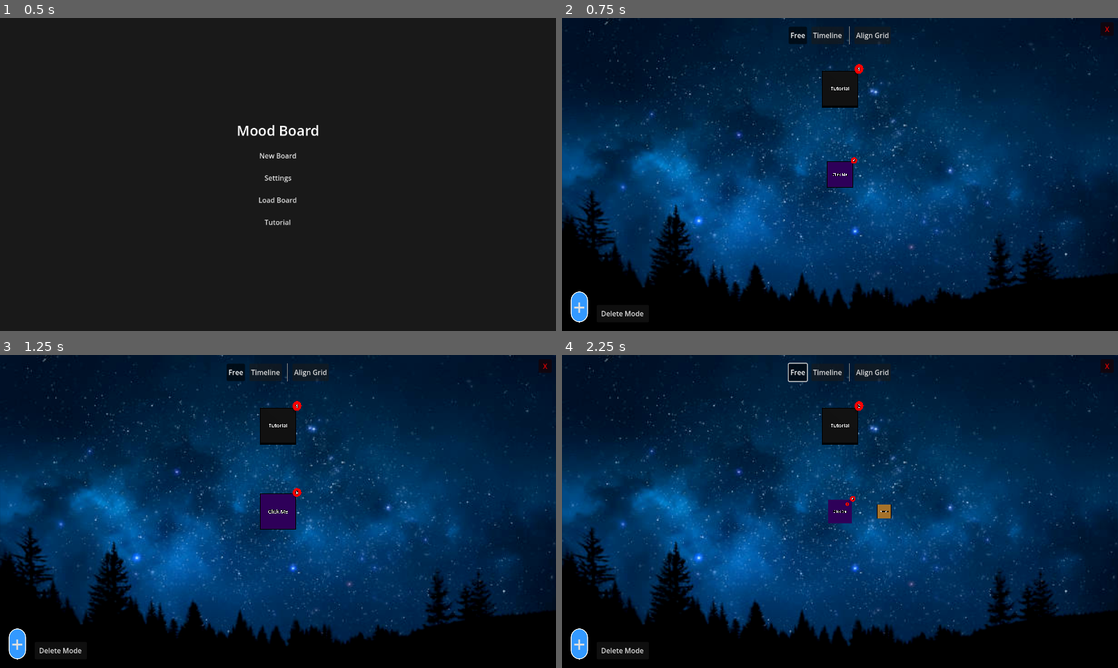
Above: before the commit, frames 1-4 (two rows, left to right).
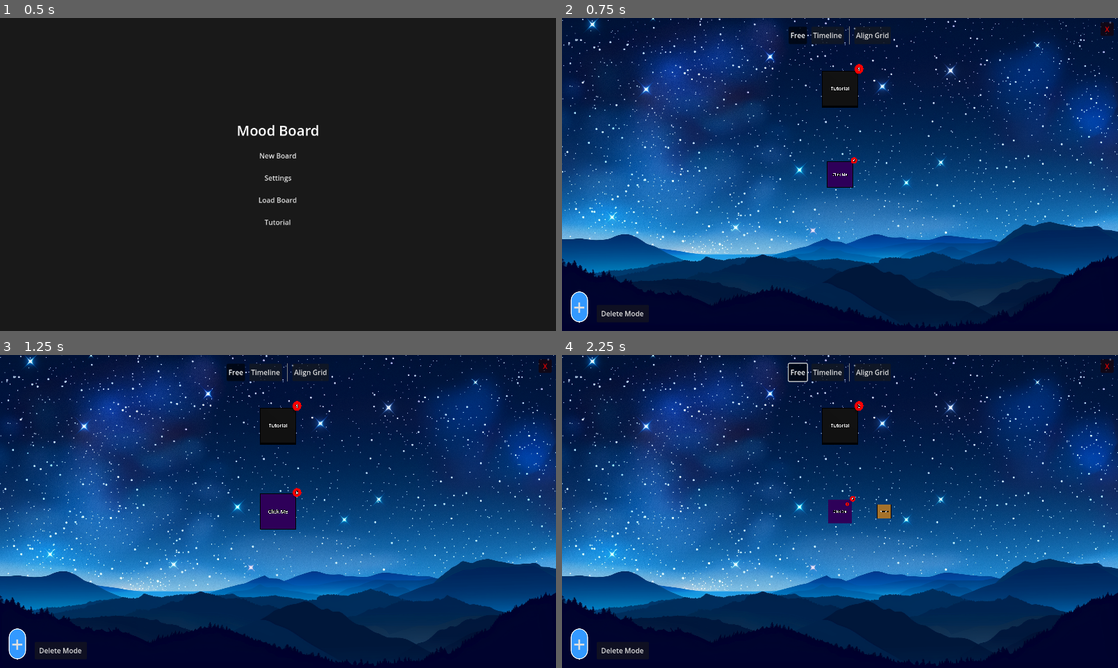
Above: after the commit, the same moments.

Repository: Asderek/MoodBoard
Game: Godot game, scene res://Scenes/MainMenu.tscn
The game is run twice, just before and just after one commit, with the same random seed, the same clock (stepped at 60 frames per second) and the same inputs.
Inputs:
- Up to frame 1 (0.5 s): no input
- Up to frame 2 (0.75 s): click "Tutorial" at 0.5 s
- Up to frame 3 (1.25 s): no input
- Up to frame 4 (2.25 s): click "+" at 1.25 s; click "Free" at 2 s

Frame 1 is identical in both runs. In frame 2, 62% of the frame differs, in the area x 0-100%, y 0-100%; in frame 3, 62%; in frame 4, 62%.

Commit message:
Update Main.gd

Diff:
--- a/Scripts/Main.gd
+++ b/Scripts/Main.gd
@@ -196,7 +196,7 @@
 		texture_path = Global.selected_background
 	else:
 		# Fallback Search
-		var potential_paths = ["res://backgrounds/teste.jpg", "res://backgrounds/stars.jpg", "res://backgrounds/universe.png", "res://backgrounds/universe.jpg", "res://stars.jpg", "res://universe.png"]
+		var potential_paths = ["res://backgrounds/teste2.png","res://backgrounds/teste.jpg", "res://backgrounds/stars.jpg", "res://backgrounds/universe.png", "res://backgrounds/universe.jpg", "res://stars.jpg", "res://universe.png"]
 
 		for path in potential_paths:
 			if ResourceLoader.exists(path) or FileAccess.file_exists(ProjectSettings.globalize_path(path)):
